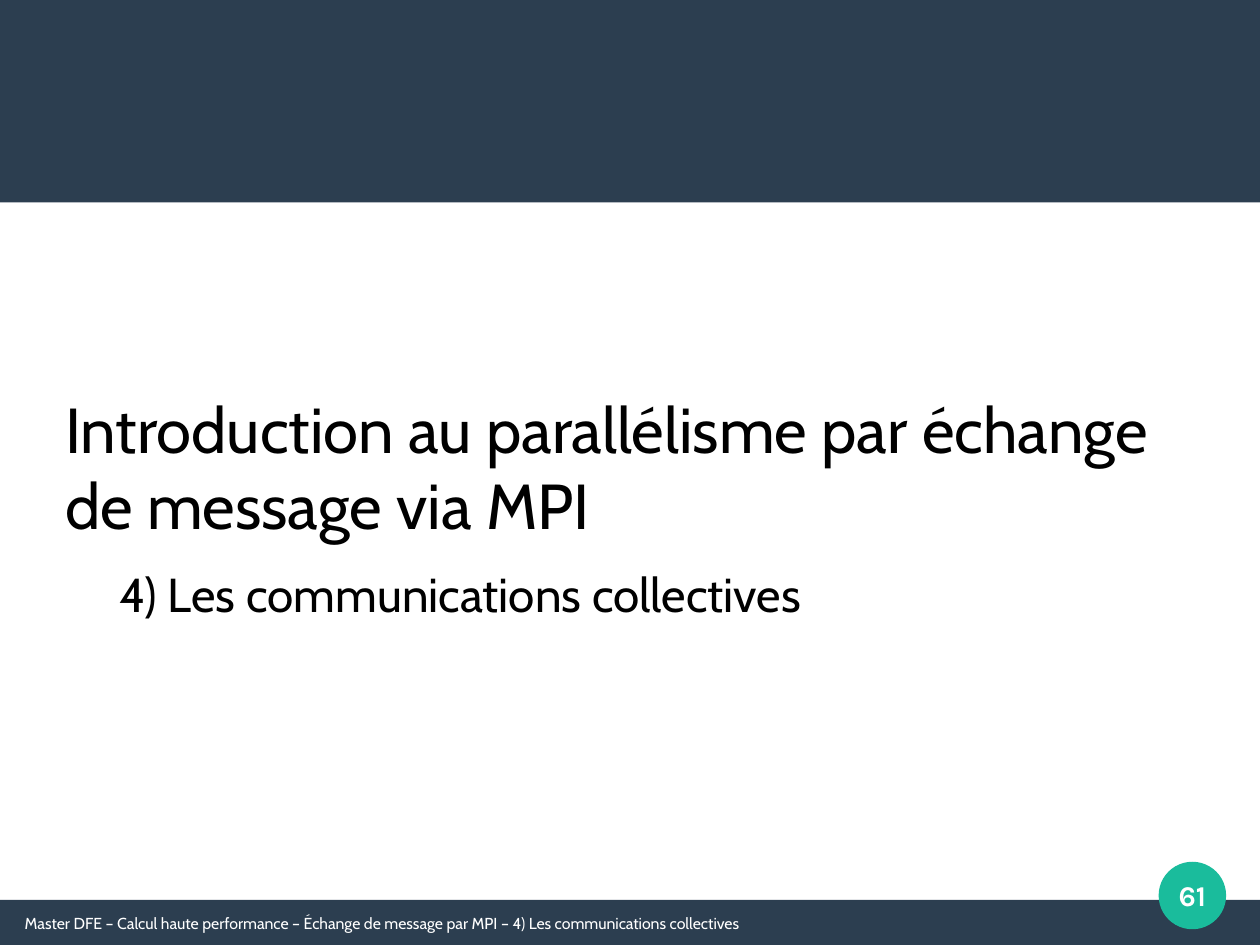
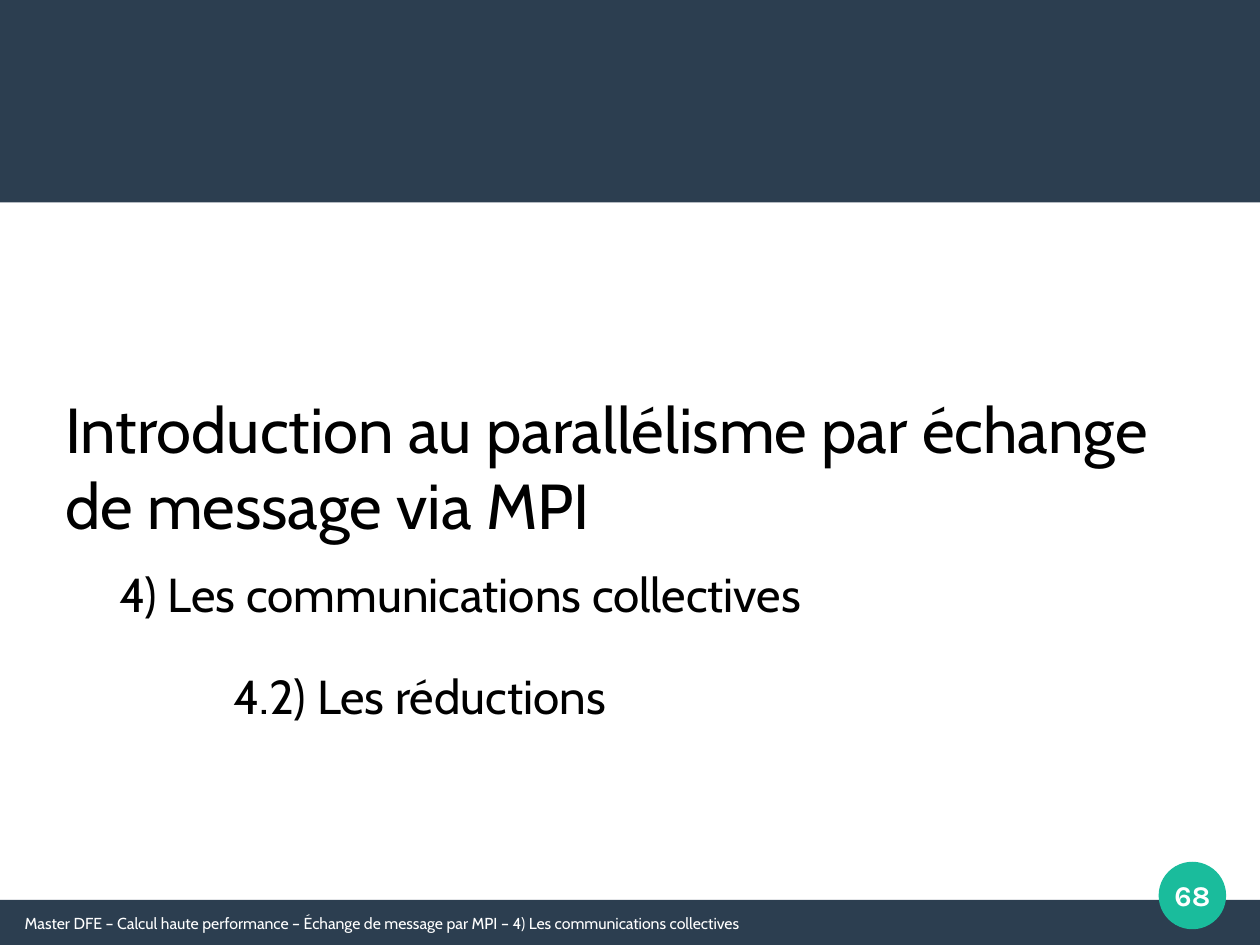
Before and after one commit to Maison-de-la-Simulation/HPC-DFE-Paris-Saclay, a slide deck: slide 68 of support/MPI.odp (slide 61 before the commit). Drawn at 1260x945 pixels with LibreOffice and Linux fonts; fonts in the diff are those of the drawing. Boxes give left, top, right and bottom in pixels: in the first picture for what was removed or moved away, otherwise in the second. Text is boxed around its words. In the diff, an @@ line names an element or a change of style, - is before the commit and + after.

```diff
--- a/support/MPI.odp
+++ b/support/MPI.odp
@@ text at [233,678,606,721]: paragraph added @@
+4.2) Les réductions
@@ page number at [1174,887,1210,907]: text changed @@
-61
+68
```
Also in this commit, not shown: 2 other slides changed, 11 slides added, 1 other file.
